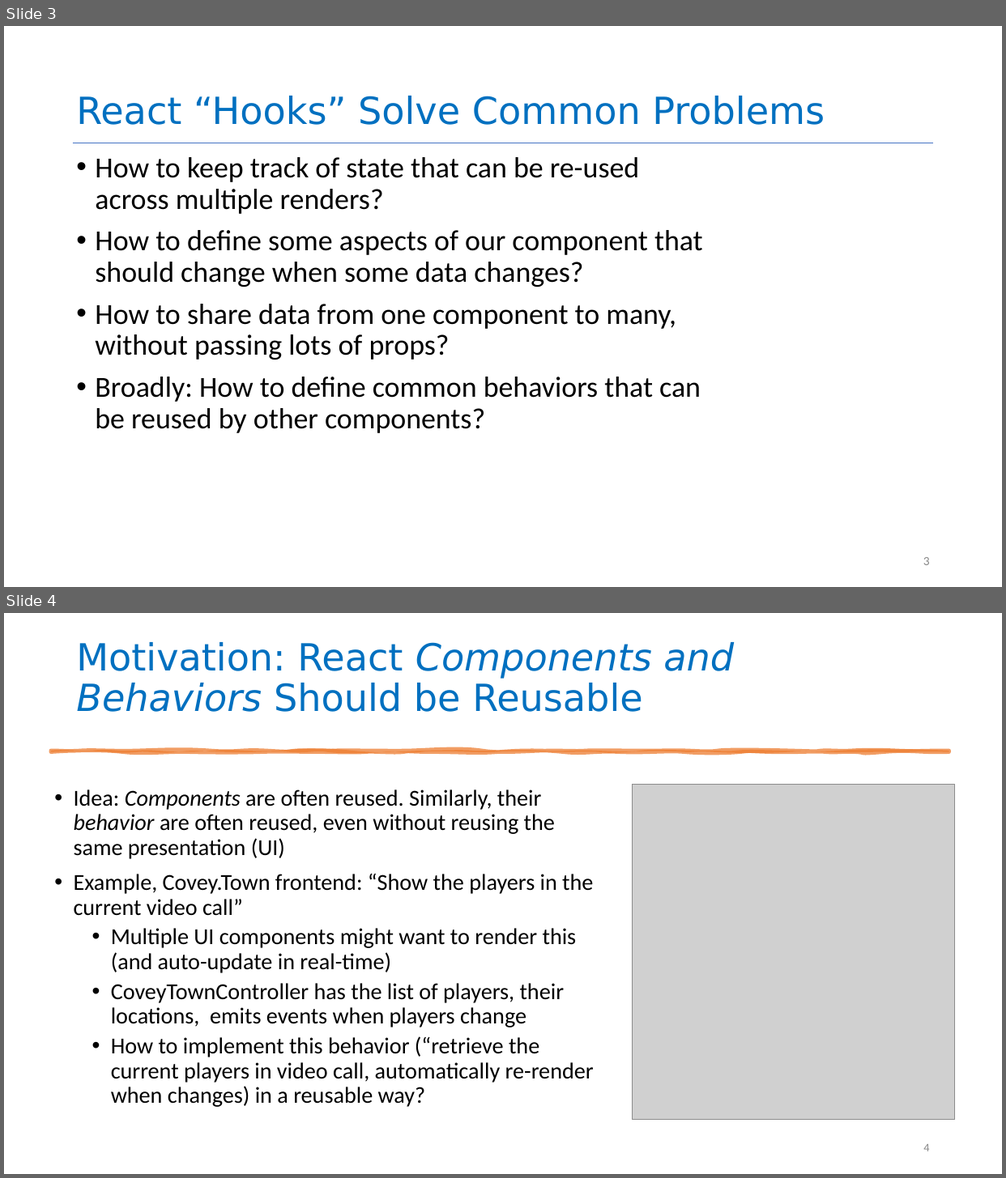
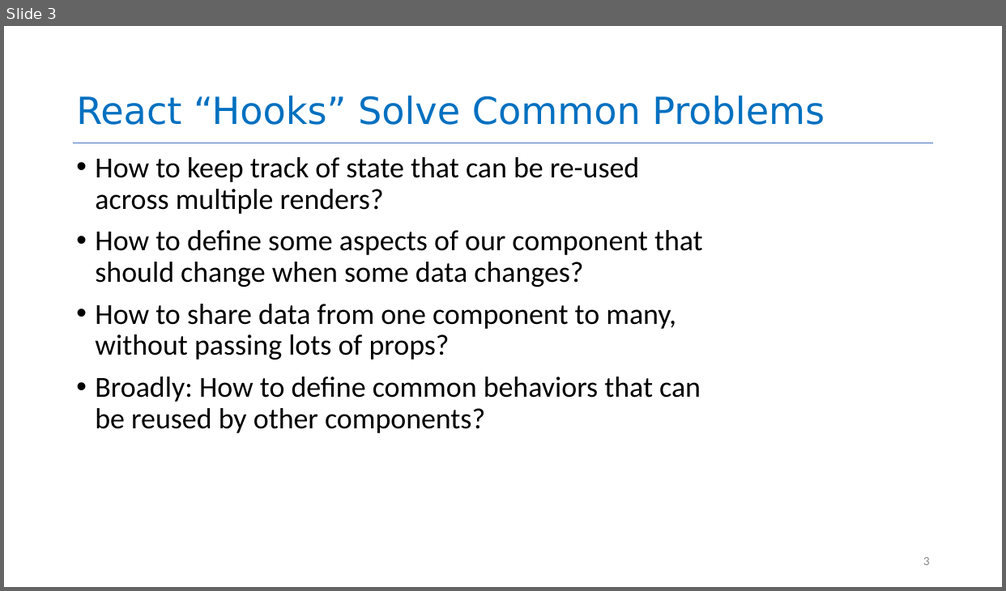
Before and after one commit to neu-se/CS4530-Spring-2023, a slide deck: Slides/Module 08 Patterns of React.pptx. Shown one above the other, each under a label of ours: slides 3 and 4 before the commit, slide 3 after it. The pictures are 1006x1178 and 1006x591 pixels, drawn with LibreOffice and Linux fonts; fonts in the diff are those of the drawing; grey boxes stand for pictures. Boxes give left, top, right and bottom in pixels: in the first picture for what was removed or moved away, otherwise in the second. Text is boxed around its words. In the diff, an @@ line names an element or a change of style, - is before the commit and + after.

Commit message:
shuffled some slides and fixed some text

```diff
--- a/Slides/Module 08 Patterns of React.pptx
+++ b/Slides/Module 08 Patterns of React.pptx
@@ slide 4 removed at [4,613,1002,1174], background #FFFFFF @@
@@ title removed at [76,642,734,712] @@
-Motivation: React Components and Behaviors Should be Reusable
@@ freeform shape removed at [51,748,949,754] @@
@@ freeform shape removed at [51,749,949,754] @@
@@ text removed at [74,790,594,1107] @@
-• Idea: Components are often reused. Similarly, their behavior are often reused, even without reusing the same presentation (UI)
-• Example, Covey.Town frontend: “Show the players in the current video call”
-  • Multiple UI components might want to render this (and auto-update in real-time)
-  • CoveyTownController has the list of players, their locations, emits events when players change
-  • How to implement this behavior (“retrieve the current players in video call, automatically re-render when changes) in a reusable way?
@@ picture removed at [632,785,955,1120] @@
@@ page number removed at [923,1144,929,1152] @@
-4
```
Also in this commit, not shown: 5 slides changed.
